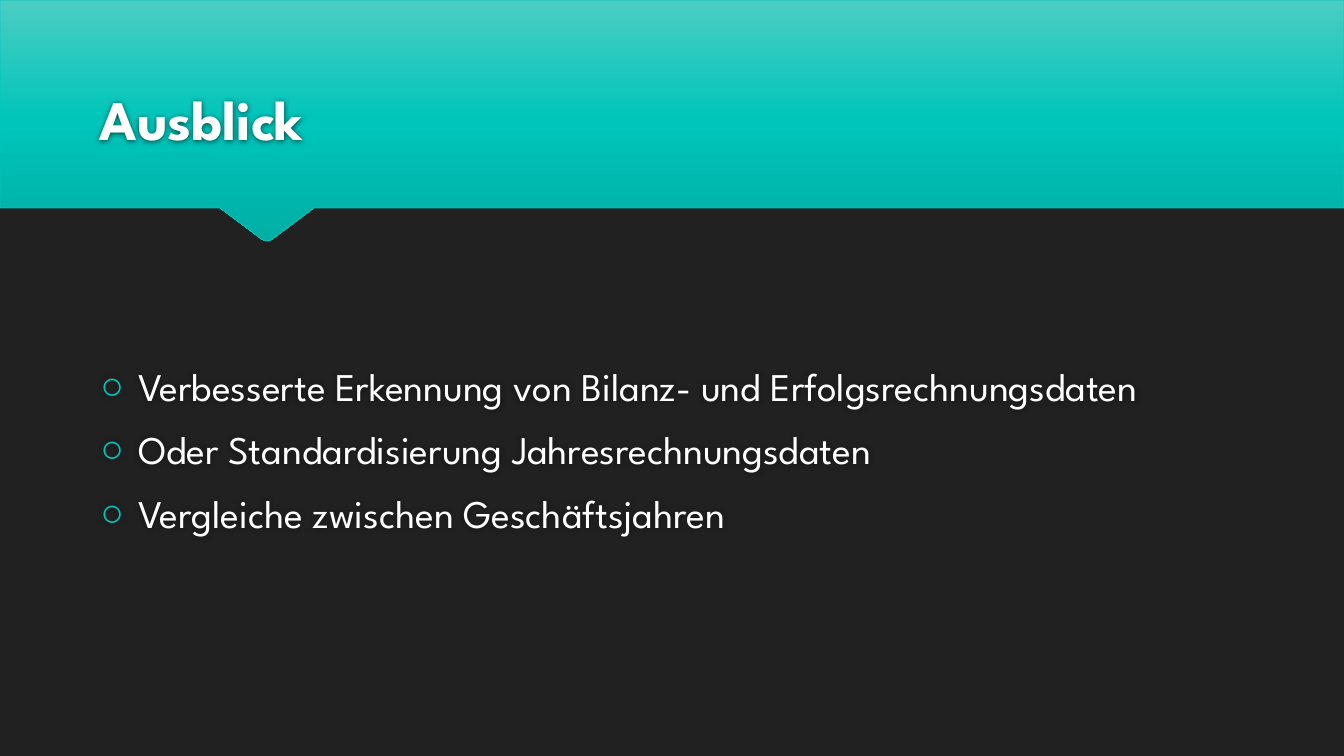
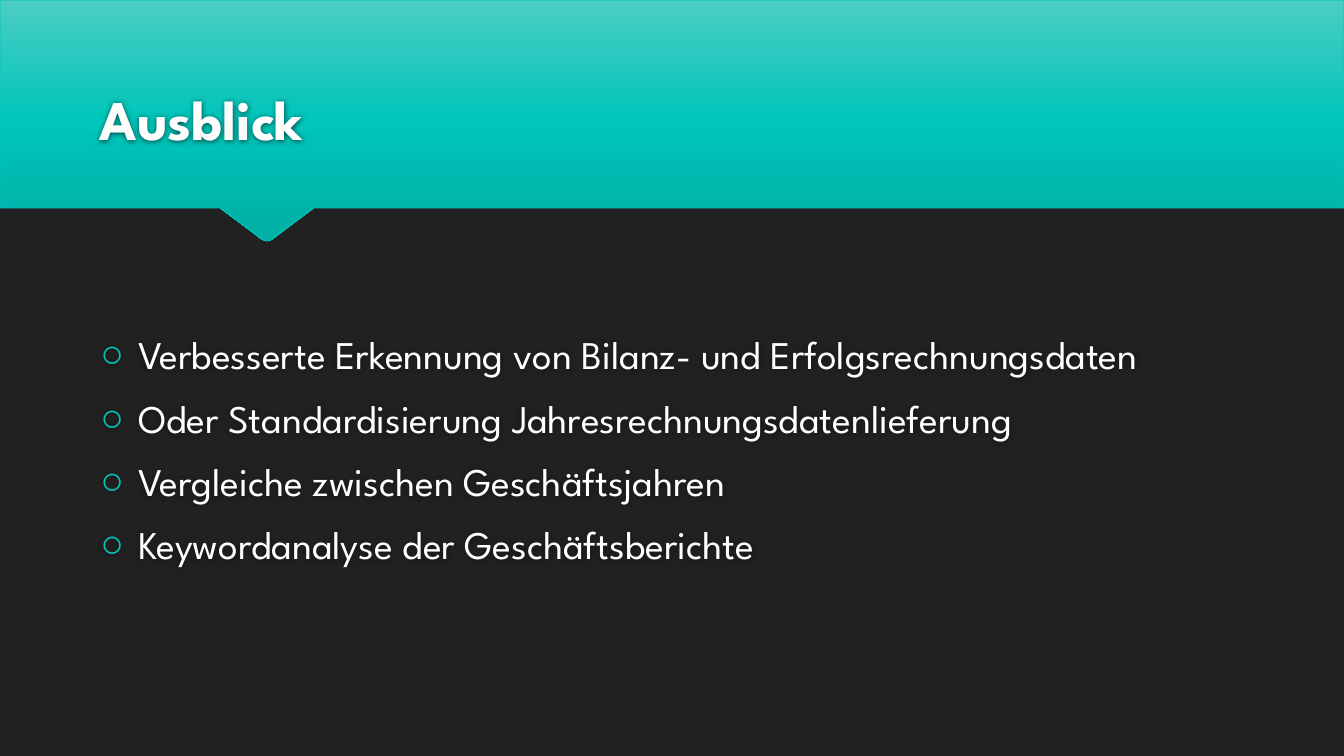
Before and after one commit to benwasd/baernhaeckt18, a slide deck: slide 8 of Foundation Tracker.pptx. Drawn at 1344x756 pixels with LibreOffice and Linux fonts; fonts in the diff are those of the drawing. Boxes give left, top, right and bottom in pixels: in the first picture for what was removed or moved away, otherwise in the second. Text is boxed around its words. In the diff, an @@ line names an element or a change of style, - is before the commit and + after.

```diff
--- a/Foundation Tracker.pptx
+++ b/Foundation Tracker.pptx
@@ text at <box>138,405,1012,442</box>: text changed @@
-○ Oder Standardisierung Jahresrechnungsdaten
+○ Oder Standardisierung Jahresrechnungsdatenlieferung
@@ text at <box>138,531,754,567</box>: paragraph added @@
+○ Keywordanalyse der Geschäftsberichte
```
Also in this commit, not shown: 3 other slides changed, 1 other file.
